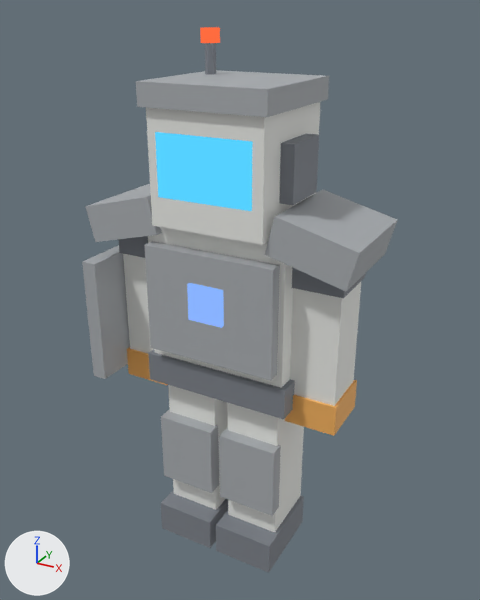
The glTF model assets/models/suit-warden.glb: old version first, new version second.
The view is the same before and after, from a 50 mm camera at (1.15, -2.07, 2.12) aimed at (-0.03, 0.09, 1.04). Every picture has the same lights, and +X, +Y and +Z are marked at lower left. The first picture is the older version. Vertices at exactly the same position are counted once.

Script lines for the objects in view, before the commit:
```python
me_suit_warden = bpy.data.meshes.new('suit-warden')
me_suit_warden.from_pydata(...)  # 306 vertices, 472 faces; spans x -0.55..0.54, y -0.26..0.44, z 0.0..2.06
# faces by material slot: [400, 72]
me_suit_warden.materials.append(mat_body)  # picture img_image_0
me_suit_warden.materials.append(mat_glow)
ob_mesh = bpy.data.objects.new('mesh', me_suit_warden)
ob_mesh.location = (0.0, 0.0, 0.0)
```
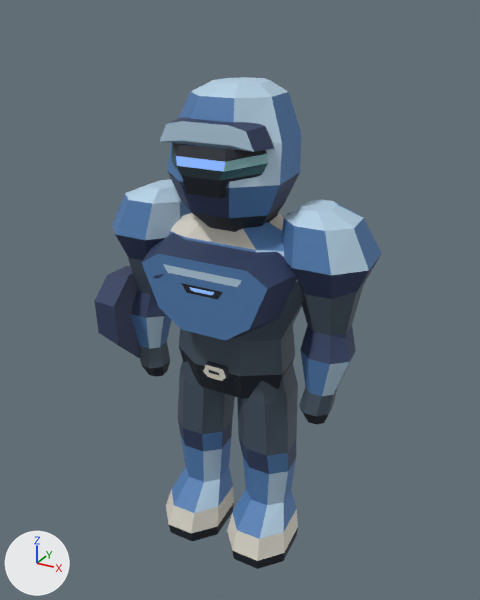
Boxes [x1, y1, x2, y2] around the edits, measured in the pictures (480 x 600 px; the box of a moved part takes in the faces that stretch with it):
'mesh', reshaped (9% narrower, 10% shorter)
    before: [82, 27, 397, 573]
    after: [94, 77, 382, 569]
part 1 of me_suit_warden, rebuilt
    before: [168, 385, 228, 510]
    after: [166, 361, 235, 541]
part 2 of me_suit_warden, rebuilt
    before: [155, 132, 253, 211]
    after: [171, 143, 268, 198]
part 3 of me_suit_warden, rebuilt (23% narrower, 8% taller)
    before: [146, 102, 320, 245]
    after: [167, 77, 301, 232]
part 4 of me_suit_warden, rebuilt
    before: [227, 402, 304, 532]
    after: [227, 362, 298, 569]
part 5 of me_suit_warden, rebuilt (14% wider, 23% shorter)
    before: [144, 241, 280, 381]
    after: [142, 233, 297, 341]
part 6 of me_suit_warden, rebuilt
    before: [85, 184, 162, 242]
    after: [113, 179, 192, 261]
part 7 of me_suit_warden, rebuilt
    before: [82, 245, 130, 379]
    after: [94, 266, 140, 358]
part 8 of me_suit_warden, rebuilt (24% narrower)
    before: [265, 189, 397, 292]
    after: [282, 200, 382, 299]
part 9 of me_suit_warden, rebuilt
    before: [123, 254, 154, 353]
    after: [127, 256, 171, 377]
part 10 of me_suit_warden, rebuilt
    before: [290, 282, 361, 406]
    after: [299, 284, 364, 425]
part 11 of me_suit_warden, rebuilt
    before: [148, 227, 293, 388]
    after: [169, 213, 303, 398]
part 12 of me_suit_warden, deleted
    before: [127, 27, 357, 573]
part 13 of me_suit_warden, moved or reshaped
    before: [118, 236, 366, 419]
    after: [153, 212, 291, 381]
part 14 of me_suit_warden, moved or reshaped
    before: [136, 70, 329, 117]
    after: [160, 118, 274, 152]

The change in detail:
me_suit_warden is used by ob_mesh; location (0.0, 0.0, 0.0).
me_suit_warden had 306 vertices, 472 faces and spanned x -0.55..0.54, y -0.26..0.44, z 0.0..2.06.
me_suit_warden now has 560 vertices, 1010 faces and spans x -0.57..0.53, y -0.25..0.38, z 0.0..1.89.
me_suit_warden part 1: the loose piece of 8 vertices spanning x -0.25..-0.03, y -0.13..0.13, z 0.09..0.75 is rebuilt with 64 vertices and now spans x -0.3..-0.02, y -0.22..0.14, z 0.0..0.82.
me_suit_warden part 2: the loose piece of 8 vertices spanning x -0.18..0.18, y -0.23..-0.19, z 1.52..1.74 is rebuilt with 20 vertices and now spans x -0.19..0.19, y -0.25..-0.13, z 1.55..1.72.
me_suit_warden part 3: the loose piece of 8 vertices spanning x -0.22..0.22, y -0.22..0.22, z 1.41..1.83 is rebuilt with 48 vertices and now spans x -0.22..0.22, y -0.22..0.21, z 1.39..1.89.
me_suit_warden part 4: the loose piece of 8 vertices spanning x 0.03..0.25, y -0.13..0.13, z 0.09..0.75 is rebuilt with 64 vertices and now spans x 0.02..0.3, y -0.22..0.14, z 0.0..0.82.
me_suit_warden part 5: the loose piece of 8 vertices spanning x -0.26..0.26, y -0.22..-0.16, z 0.91..1.33 is rebuilt with 16 vertices and now spans x -0.31..0.31, y -0.25..-0.09, z 1.01..1.35.
me_suit_warden part 6: the loose piece of 8 vertices spanning x -0.54..-0.22, y -0.2..0.2, z 1.3..1.5 is rebuilt with 32 vertices and now spans x -0.53..-0.21, y -0.16..0.21, z 1.19..1.5.
me_suit_warden part 7: the loose piece of 8 vertices spanning x -0.53..-0.47, y -0.26..0.14, z 0.73..1.23 is rebuilt with 14 vertices and now spans x -0.55..-0.43, y -0.22..0.12, z 0.72..1.14.
me_suit_warden part 8: the loose piece of 8 vertices spanning x 0.22..0.54, y -0.2..0.2, z 1.3..1.5 is rebuilt with 32 vertices and now spans x 0.21..0.53, y -0.16..0.21, z 1.19..1.5.
me_suit_warden part 9: the loose piece of 8 vertices spanning x -0.46..-0.28, y -0.1..0.1, z 0.78..1.36 is rebuilt with 56 vertices and now spans x -0.5..-0.26, y -0.12..0.13, z 0.68..1.34.
me_suit_warden part 10: the loose piece of 8 vertices spanning x 0.28..0.46, y -0.1..0.1, z 0.78..1.36 is rebuilt with 56 vertices and now spans x 0.26..0.5, y -0.12..0.13, z 0.68..1.34.
me_suit_warden part 11: the loose piece of 8 vertices spanning x -0.28..0.28, y -0.17..0.17, z 0.78..1.4 is rebuilt with 48 vertices and now spans x -0.35..0.35, y -0.17..0.18, z 0.74..1.42.
me_suit_warden part 12: 16 loose pieces with 134 vertices, spanning x -0.47..0.47, y -0.23..0.38, z 0.0..2.06, are deleted.
me_suit_warden part 13: 76 vertices removed from x -0.55..0.47, y -0.19..0.44, z 0.74..1.38; 94 vertices added at x -0.57..0.2, y -0.25..0.38, z 0.82..1.38.
me_suit_warden part 14: 8 vertices removed from x -0.24..0.24, y -0.24..0.24, z 1.82..1.9; 16 vertices added at x -0.2..0.2, y -0.21..-0.11, z 1.7..1.78.
